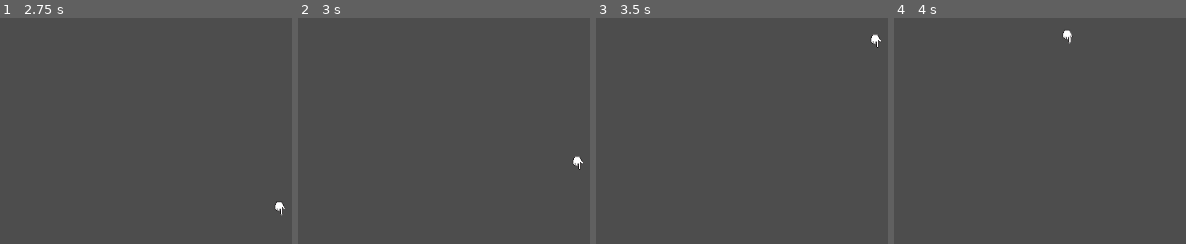
Above: before the commit, frames 1-4 (left to right).
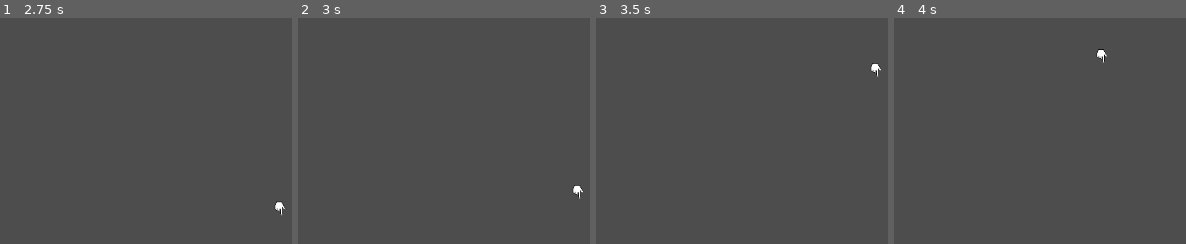
Above: after the commit, the same moments.

Repository: FireLegend03/Fire-Emblem-Awakening-Godot
Game: Godot game, scene res://Scenes/cursor.tscn
The game is run twice, just before and just after one commit, with the same random seed, the same clock (stepped at 60 frames per second) and the same inputs. This scene is started directly instead of the project's main scene.
Inputs:
- Up to frame 1 (2.75 s): tap Enter at 0.5 s; hold Right (ui_right) 0.53-1.28 s; hold Down (ui_down) 1.28-2.03 s; hold Right (ui_right) from 2.03 s (still down)
- Up to frame 2 (3 s): tap Space at 2.75 s; release Right (ui_right) at 2.78 s; hold Up (ui_up) from 2.78 s (still down)
- Up to frame 3 (3.5 s): keep holding Up (ui_up)
- Up to frame 4 (4 s): tap Enter at 3.5 s; release Up (ui_up) at 3.53 s; hold Left (ui_left) from 3.53 s (still down)

Frame 1 is identical in both runs. In frame 2, 0.2% of the frame differs, in the area x 94-98%, y 61-81%; in frame 3, 0.2%; in frame 4, 0.3%, in the area x 57-73%, y 5-20%.

Commit message:
Changed movement code in cursor, cleaner and fewer lines

Diff:
--- a/Scripts/cursor.gd
+++ b/Scripts/cursor.gd
@@ -28,83 +28,18 @@
 
 	match state:
 		STATE.IDLE:
-			# Diagonal movement
-			if Input.is_action_just_pressed("ui_right") and Input.is_action_just_pressed("ui_down"):
+			var current_direction = Vector2.ZERO
+			current_direction = Input.get_vector("ui_left", "ui_right", "ui_up", "ui_down")
+			if current_direction != previous_direction and current_direction != Vector2.ZERO:
+				previous_direction = current_direction
 				holding_delay_timer.start() # Start the timer for holding delay only after the first move
-				previous_direction = Vector2(1, 1)
 				move_cursor(previous_direction)
-			elif Input.is_action_just_pressed("ui_right") and Input.is_action_just_pressed("ui_up"):
-				holding_delay_timer.start()
-				previous_direction = Vector2(1, -1)
-				move_cursor(previous_direction)
-			elif Input.is_action_just_pressed("ui_left") and Input.is_action_just_pressed("ui_up"):
-				holding_delay_timer.start()
-				previous_direction = Vector2(-1, -1)
-				move_cursor(previous_direction)
-			elif Input.is_action_just_pressed("ui_left") and Input.is_action_just_pressed("ui_down"):
-				holding_delay_timer.start()
-				previous_direction = Vector2(-1, 1)
-				move_cursor(previous_direction)
+			elif current_direction == Vector2.ZERO:
+				holding_delay_timer.stop()
+				previous_direction = Vector2.ZERO
+			elif holding_delay_timer.time_left == 0 and current_direction != Vector2.ZERO:
+				move_cursor(current_direction)
 
-			# Single input directions
-			elif Input.is_action_just_pressed("ui_right"):
-				holding_delay_timer.start()
-				previous_direction = Vector2(1, 0)
-				move_cursor(previous_direction)
-			elif Input.is_action_just_pressed("ui_left"):
-				holding_delay_timer.start()
-				previous_direction = Vector2(-1, 0)
-				move_cursor(previous_direction)
-			elif Input.is_action_just_pressed("ui_down"):
-				holding_delay_timer.start()
-				previous_direction = Vector2(0, 1)
-				move_cursor(previous_direction)
-			elif Input.is_action_just_pressed("ui_up"):
-				holding_delay_timer.start()
-				previous_direction = Vector2(0, -1)
-				move_cursor(previous_direction)
-
-			# Holding input directions
-			# Slide if the timer has run out and the key is still held
-			elif holding_delay_timer.time_left == 0:
-				var current_direction = Vector2.ZERO
-				# Diagonal movement
-				if Input.is_action_pressed("ui_right") and Input.is_action_pressed("ui_down"):
-					current_direction = Vector2(1, 1)
-					move_cursor(current_direction)
-				elif Input.is_action_pressed("ui_right") and Input.is_action_pressed("ui_up"):
-					current_direction = Vector2(1, -1)
-					move_cursor(current_direction)
-				elif Input.is_action_pressed("ui_left") and Input.is_action_pressed("ui_up"):
-					current_direction = Vector2(-1, -1)
-					move_cursor(current_direction)
-				elif Input.is_action_pressed("ui_left") and Input.is_action_pressed("ui_down"):
-					current_direction = Vector2(-1, 1)
-					move_cursor(current_direction)
-
-				# Single directions
-				elif Input.is_action_pressed("ui_right"):
-					current_direction = Vector2(1, 0)
-					move_cursor(current_direction)
-				elif Input.is_action_pressed("ui_left"):
-					current_direction = Vector2(-1, 0)
-					move_cursor(current_direction)
-				elif Input.is_action_pressed("ui_down"):
-					current_direction = Vector2(0, 1)
-					move_cursor(current_direction)
-				elif Input.is_action_pressed("ui_up"):
-					current_direction = Vector2(0, -1)
-					move_cursor(current_direction)
-
-				# If the direction has changed, reset the timer
-				if current_direction != previous_direction and current_direction != Vector2.ZERO:
-					previous_direction = current_direction
-					holding_delay_timer.start()
-
-
-	if (Input.is_action_just_released("ui_right") or Input.is_action_just_released("ui_left")
-	or Input.is_action_just_released("ui_down") or Input.is_action_just_released("ui_up")):
-		holding_delay_timer.stop()
 
 
 func move_cursor(direction: Vector2) -> void:
